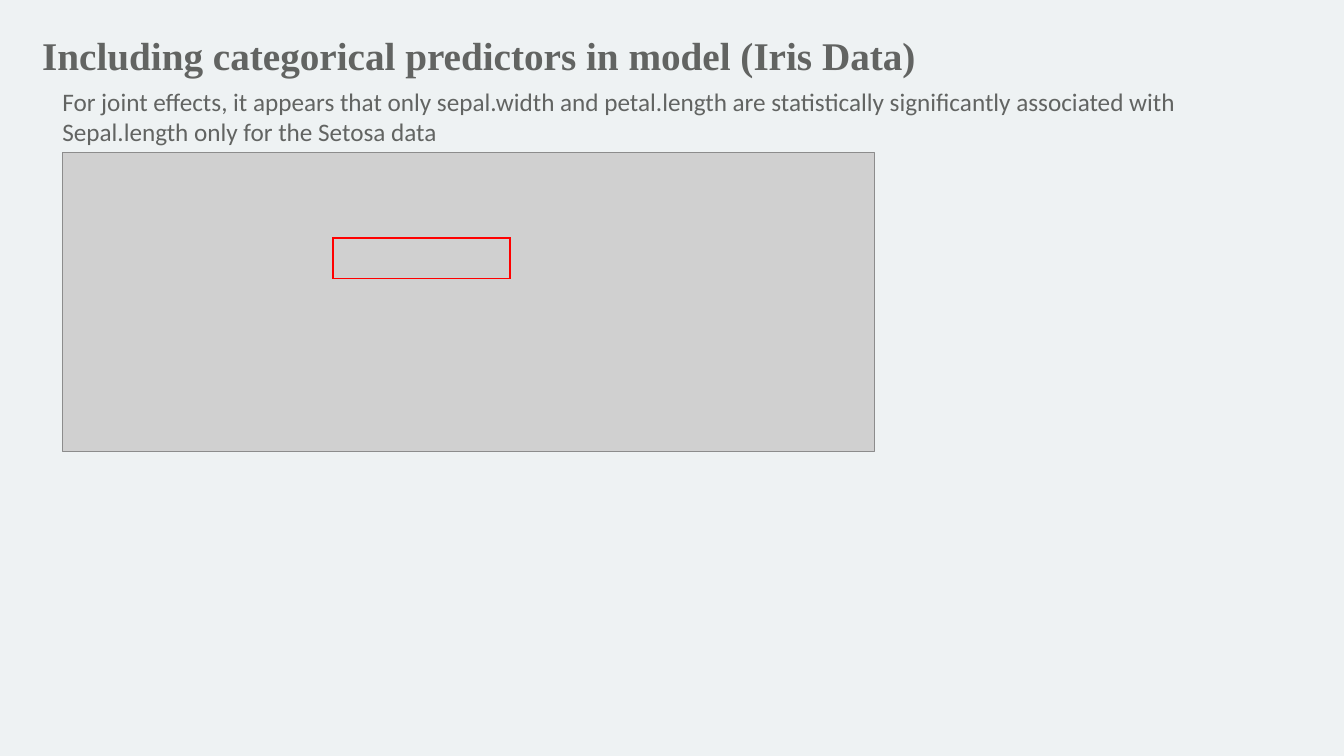
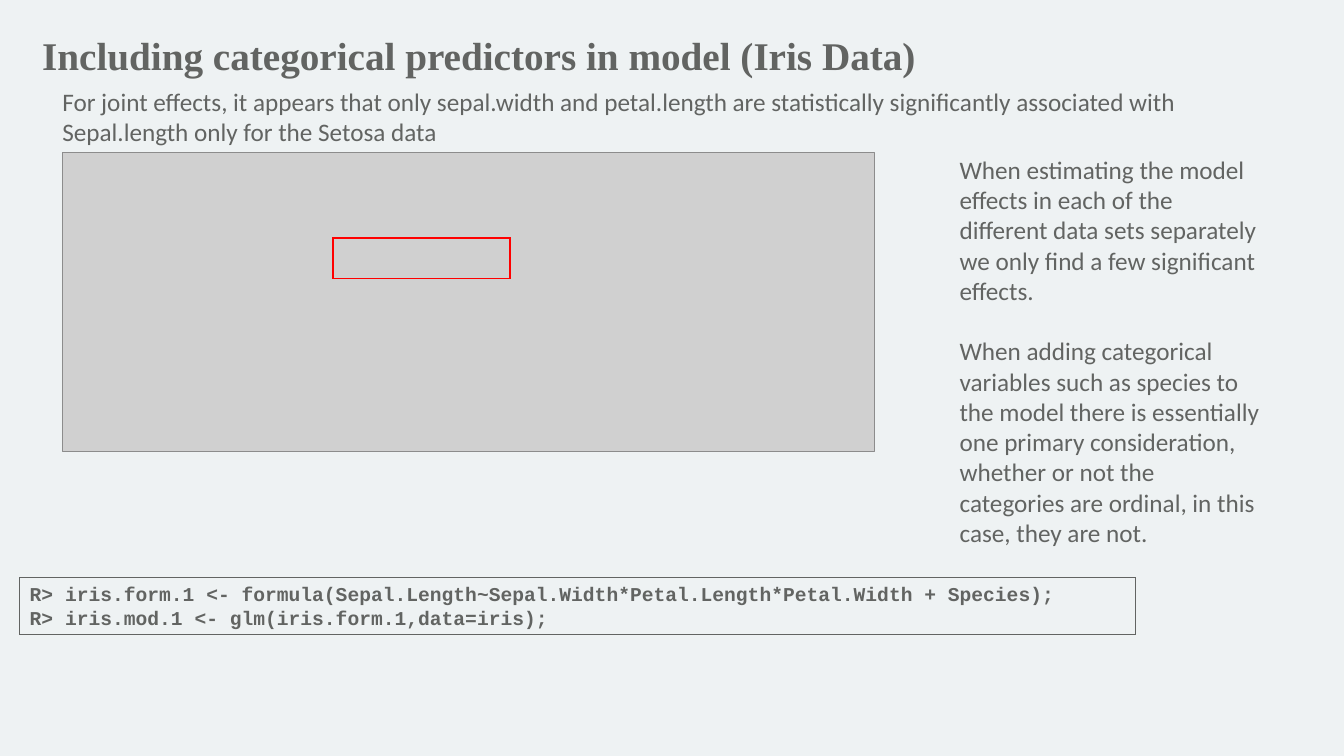
Before and after one commit to mathornton01/2022_UTSW_Lyda_Hill_Department_Beginning_R_Nanocourse, a slide deck: slide 20 of Slides/IntroductionToRForBeginners_DayII_MT.pptx (slide 19 before the commit). Drawn at 1344x756 pixels with LibreOffice and Linux fonts; fonts in the diff are those of the drawing; grey boxes stand for pictures; background and template pictures are left out. Boxes give left, top, right and bottom in pixels: in the first picture for what was removed or moved away, otherwise in the second. Text is boxed around its words. In the diff, an @@ line names an element or a change of style, - is before the commit and + after.

```diff
--- a/Slides/IntroductionToRForBeginners_DayII_MT.pptx
+++ b/Slides/IntroductionToRForBeginners_DayII_MT.pptx
@@ text added at [960,161,1259,546], 18 pt, text #626462 @@
+When estimating the model effects in each of the different data sets separately we only find a few significant effects.
+When adding categorical variables such as species to the model there is essentially one primary consideration, whether or not the categories are ordinal, in this case, they are not.
@@ rectangle added at [20,578,1136,635], outline #626462 0.75 pt, 14 pt, text #626462, bold @@
+R> iris.form.1 <- formula(Sepal.Length~Sepal.Width*Petal.Length*Petal.Width + Species);
+R> iris.mod.1 <- glm(iris.form.1,data=iris);
```
Also in this commit, not shown: 3 other slides changed, 9 slides added, 1 slide removed, 1 other file.
